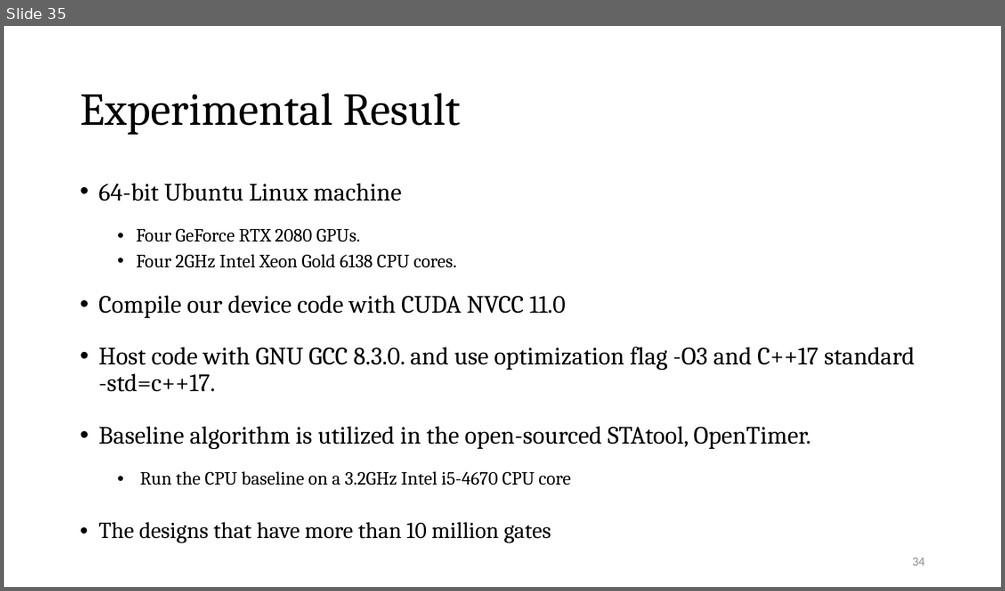
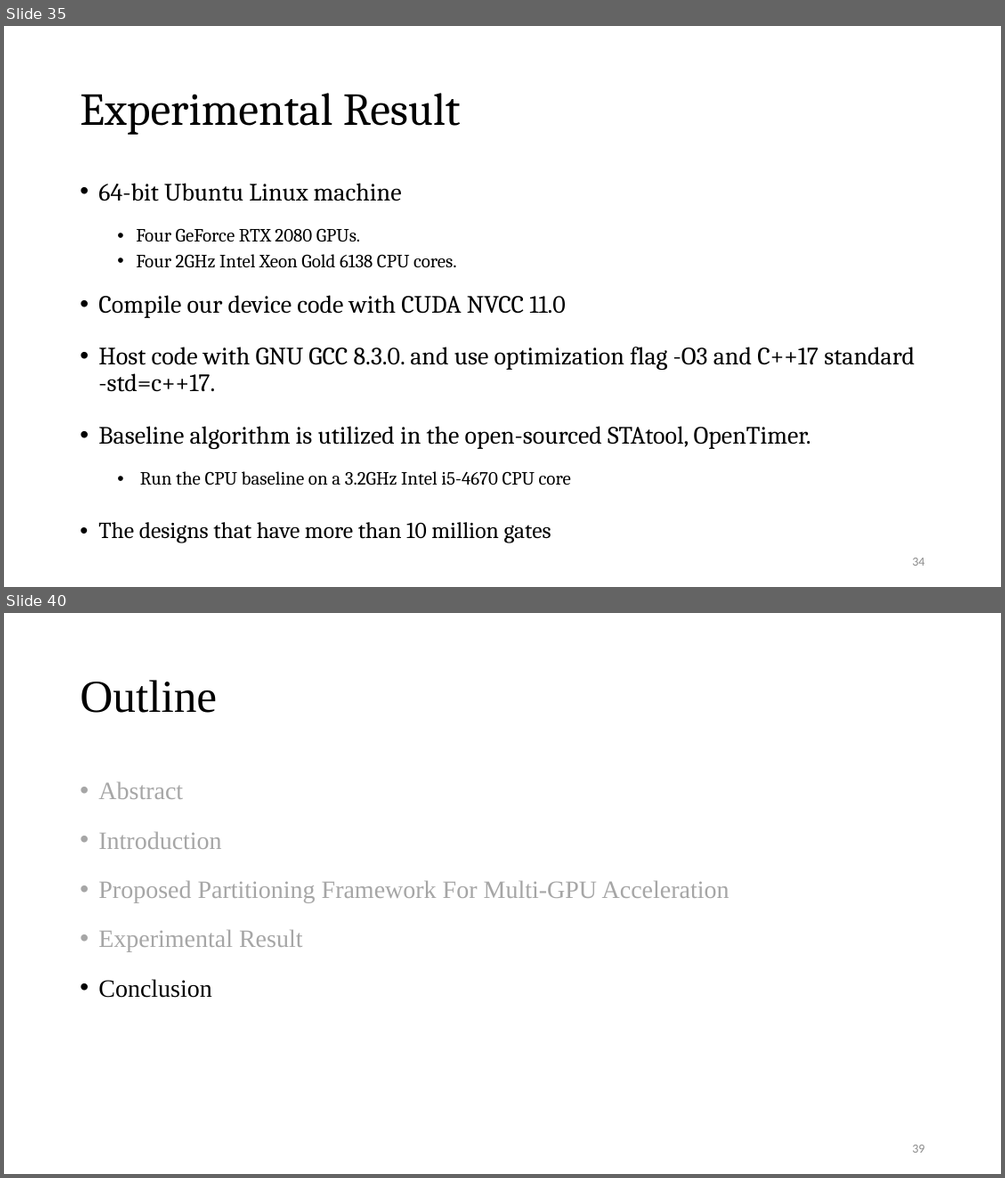
Before and after one commit to Pacific-Feng-Studuies/Studied-Papers, a slide deck: GM/Partition/Fast STA Graph Partitioning Framework for Multi-GPU Acceleration/Fast STA Graph Partitioning Framework for Multi-GPU Acceleration.pptx. Shown one above the other, each under a label of ours: slide 35 before the commit, slides 35 and 40 after it; the slides between them are not shown. The pictures are 1005x591 and 1005x1178 pixels, drawn with LibreOffice and Linux fonts; fonts in the diff are those of the drawing. Boxes give left, top, right and bottom in pixels: in the first picture for what was removed or moved away, otherwise in the second. Text is boxed around its words. In the diff, an @@ line names an element or a change of style, - is before the commit and + after.

```diff
--- a/GM/Partition/Fast STA Graph Partitioning Framework for Multi-GPU Acceleration/Fast STA Graph Partitioning Framework for Multi-GPU Acceleration.pptx
+++ b/GM/Partition/Fast STA Graph Partitioning Framework for Multi-GPU Acceleration/Fast STA Graph Partitioning Framework for Multi-GPU Acceleration.pptx
@@ slide 40 added at (4,613,1001,1174), background #FFFFFF @@
@@ title added at (80,680,217,713), 44 pt, text #000000 @@
+Outline
@@ text added at (98,782,729,997), 24 pt, text #A6A6A6 @@
+• Abstract
+• Introduction
+• Proposed Partitioning Framework For Multi-GPU Acceleration
+• Experimental Result
+• Conclusion
@@ page number added at (912,1144,924,1152), 12 pt, text #8C8C8C @@
+39
```
Also in this commit, not shown: 7 slides changed, 5 other slides added, 1 other file.
